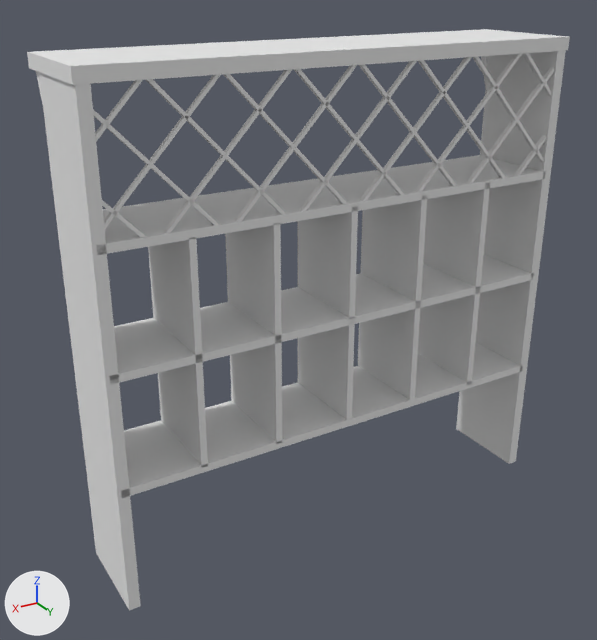
The OBJ model Assets/Arts/Model/bookshelf.obj: old version first, new version second.
Before and after are seen from a camera (50 mm lens) standing at (4.13, 4.04, 3.47) and looking at (1.65, -0.09, 1.4). The axes (+X, +Y, +Z) are drawn at lower left. The lights are the same throughout. Where no turn or scale is listed for an object, it has been applied to the vertices.

Names of what the first picture shows: 'bookshelf'.
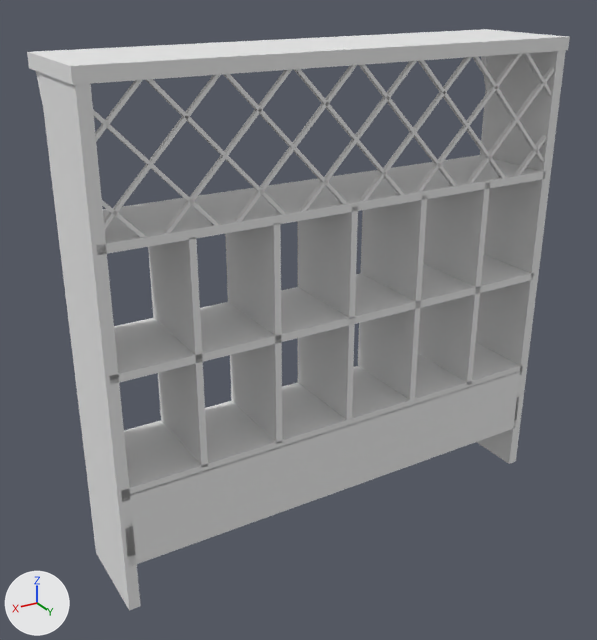
Patch to the scene script:
```diff
--- a/Assets/Arts/Model/bookshelf.obj.py
+++ b/Assets/Arts/Model/bookshelf.obj.py
@@ me_bookshelf @@
 # used by ob_bookshelf; location = (0.0, 0.0, 0.0)
-me_bookshelf.from_pydata(...)  # 298 vertices, 247 faces; spans x -0.05..3.05, y -0.44..0.3, z 0.01..3.06
+me_bookshelf.from_pydata(...)  # 314 vertices, 261 faces; spans x -0.05..3.05, y -0.44..0.3, z 0.01..3.06
+# me_bookshelf part 1: a new loose piece of 16 vertices spanning x 0.01..3.01, y -0.3..0.3, z 0.31..0.79, in mat_initialshadinggroup (white #e7e7e7)
 me_bookshelf.materials.append(mat_initialshadinggroup)
```

Location of each change, (x1, y1, x2, y2) in pixels of the pictures (597 x 640 px):
part 1 of me_bookshelf, added: after (122, 370, 522, 567)
